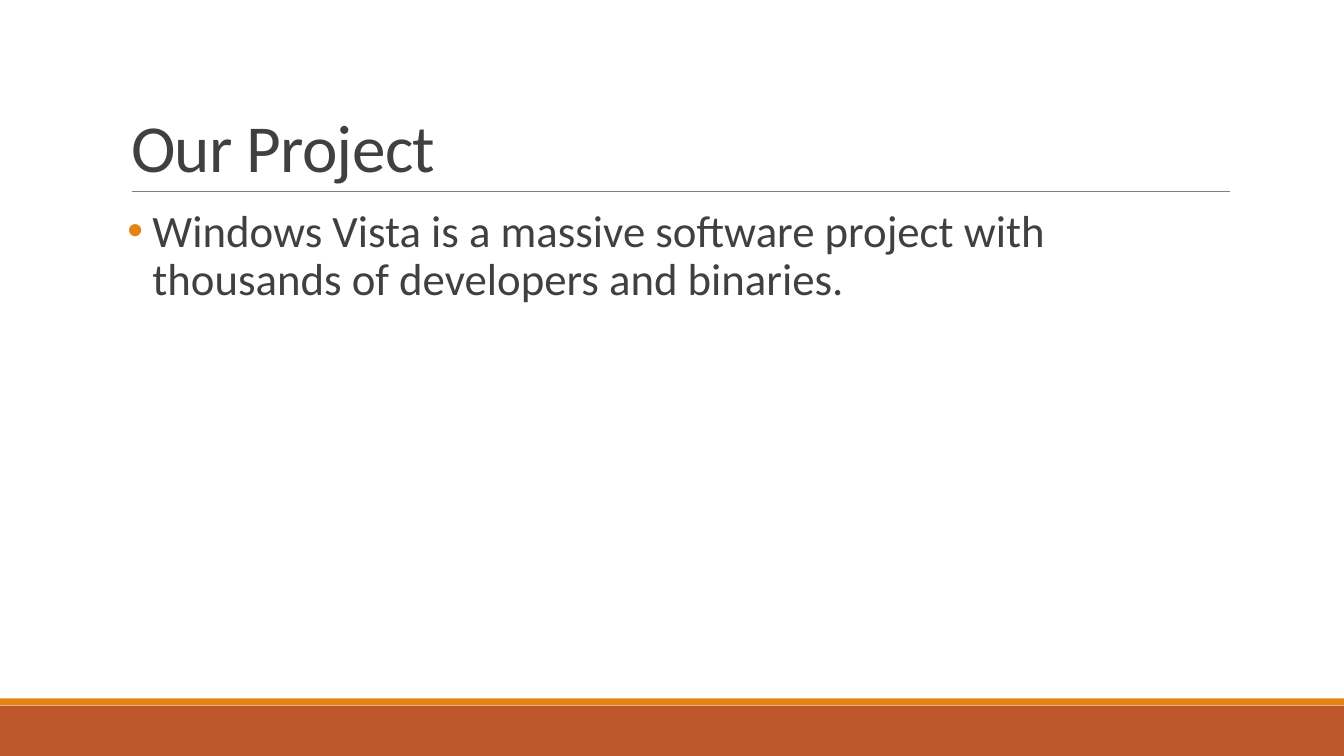
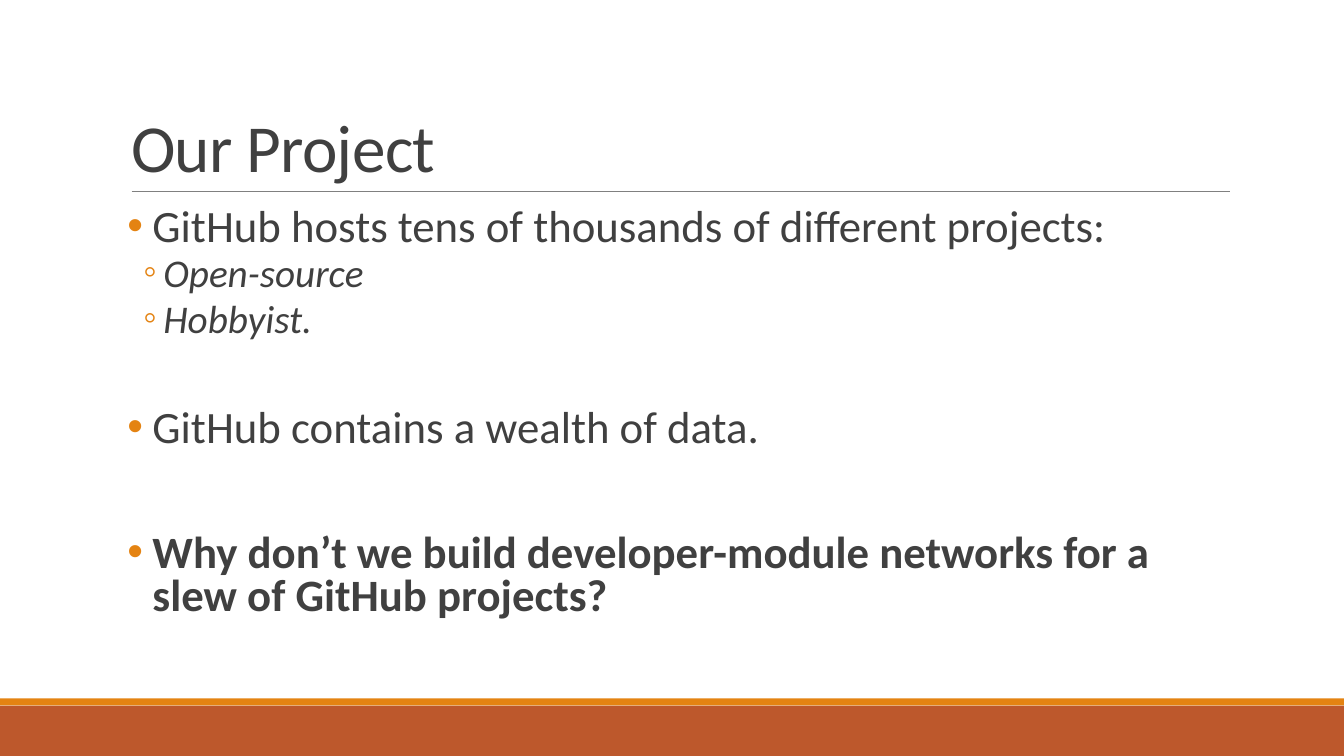
Before and after one commit to bmuscede/NetworkMine, a slide deck: slide 6 of Final-Presentation/Presentation.pptx. Drawn at 1344x756 pixels with LibreOffice and Linux fonts; fonts in the diff are those of the drawing. Boxes give left, top, right and bottom in pixels: in the first picture for what was removed or moved away, otherwise in the second. Text is boxed around its words. In the diff, an @@ line names an element or a change of style, - is before the commit and + after.

```diff
--- a/Final-Presentation/Presentation.pptx
+++ b/Final-Presentation/Presentation.pptx
@@ text at [152, 211, 1149, 619]: text changed @@
-• Windows Vista is a massive software project with thousands of developers and binaries.
+• GitHub hosts tens of thousands of different projects:
+  ◦ Open-source
+  ◦ Hobbyist.
+• GitHub contains a wealth of data.
+• Why don’t we build developer-module networks for a slew of GitHub projects?
```
Also in this commit, not shown: 2 other slides changed, 3 slides added, 3 other files.
